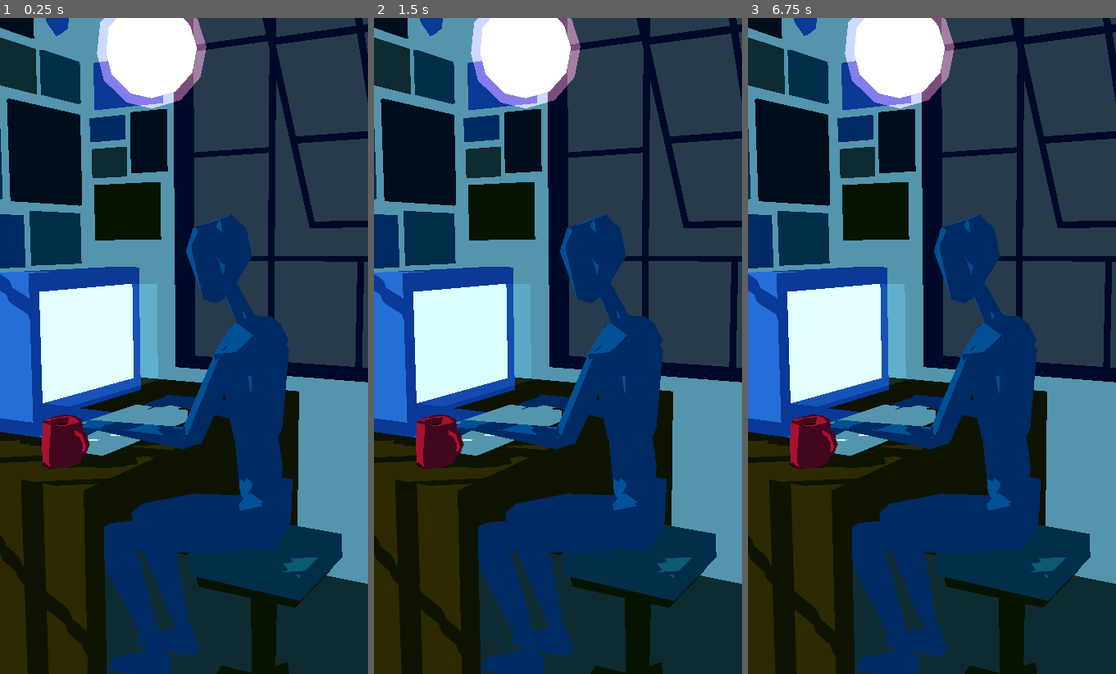
Above: before the commit, frames 1-3 (left to right).
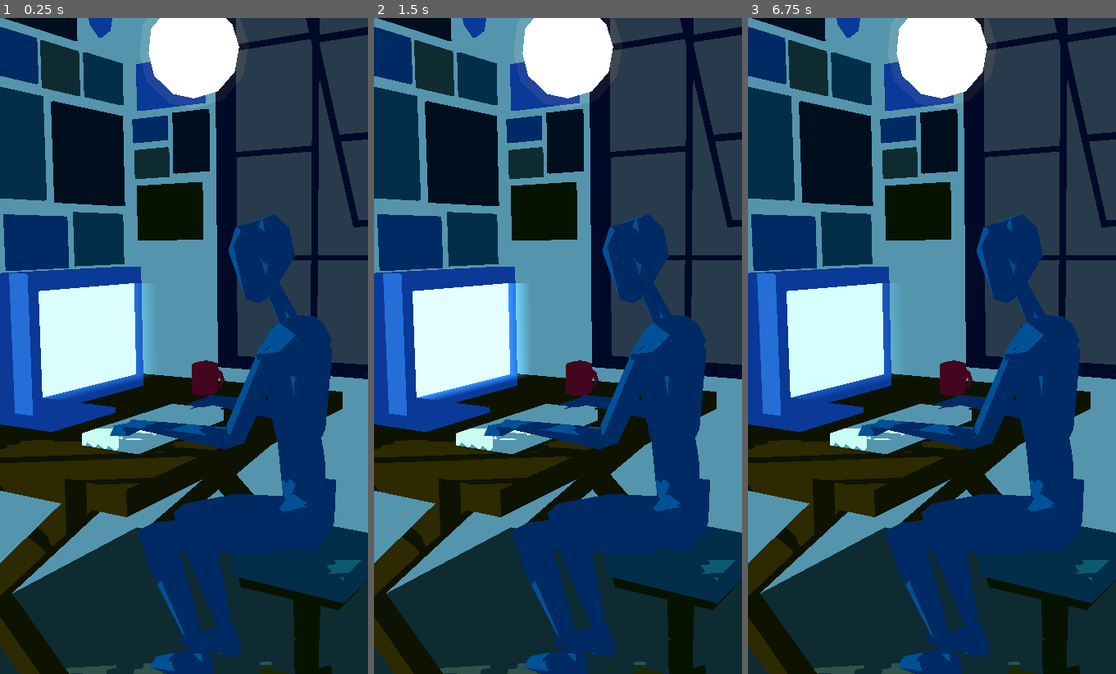
Above: after the commit, the same moments.

Repository: tebashio/wonderful_world
Game: Godot game, scene res://scenes/environments/lab_room.tscn
Same seed, same stepped clock (60 frames per second), same inputs: the game is played once before the commit and once after it. The project has no main scene, so this scene is started directly.
Inputs:
- Up to frame 1 (0.25 s): no input
- Up to frame 2 (1.5 s): no input
- Up to frame 3 (6.75 s): tap Enter at 2.75, 5.75 s; tap Space at 5 s

The runs differ from the first frame. In frame 1, 54% of the frame differs, in the area x 0-100%, y 0-100%; in frame 2, 54%; in frame 3, 54%.

Commit message:
before each glow power of wolrd environment clow

Diff:
--- a/create_project_structure.gd
+++ /dev/null
@@ -1,47 +0,0 @@
-@tool
-extends EditorScript
-
-# 生成するフォルダ一覧
-const FOLDERS: Array[String] = [
-	"res://assets/models/environments",
-	"res://assets/models/characters",
-	"res://assets/models/props",
-	"res://assets/textures/palettes",
-	"res://assets/textures/ui",
-	"res://assets/audio/bgm",
-	"res://assets/audio/sfx",
-	"res://assets/fonts",
-	"res://shaders",
-	"res://materials/environments",
-	"res://materials/characters",
-	"res://scenes/environments",
-	"res://scenes/characters",
-	"res://scenes/smart_objects",
-	"res://scenes/ui",
-	"res://scripts/autoload",
-	"res://scripts/npc",
-	"res://scripts/smart_objects",
-	"res://scripts/utils"
-]
-
-func _run() -> void:
-	print("========================================")
-	print("  Starting Project Folder Generation... ")
-	print("========================================")
-
-	for folder in FOLDERS:
-		if not DirAccess.dir_exists_absolute(folder):
-			var error := DirAccess.make_dir_recursive_absolute(folder)
-			if error == OK:
-				print("[CREATED] ", folder)
-			else:
-				printerr("[FAILED]  ", folder, " (Error: ", error, ")")
-		else:
-			print("[EXISTS]  ", folder)
-
-	# GodotのFileSystem Dockを即座に再スキャンして画面に反映
-	EditorInterface.get_resource_filesystem().scan()
-
-	print("========================================")
-	print("  Folder Structure Initialized Cleanly! ")
-	print("========================================")
--- a/scenes/environments/lab_room.tscn
+++ b/scenes/environments/lab_room.tscn
@@ -15,39 +15,39 @@
 
 [node name="LabRoom" type="Node3D" unique_id=1677231532]
 
-[node name="lab_room" parent="." unique_id=350917228 instance=ExtResource("1_e6qkk")]
+[node name="lab_room" parent="." unique_id=1680072234 instance=ExtResource("1_e6qkk")]
 
-[node name="light_sphere" parent="lab_room" index="5" unique_id=483243641]
-instance_shader_parameters/custom_glare_color = Color(1, 0.43630788, 0.55260557, 0.6)
+[node name="light_sphere" parent="lab_room" index="5" unique_id=379462560]
+instance_shader_parameters/custom_glare_color = Color(1, 0.47500002, 0.25, 0.101960786)
 instance_shader_parameters/flicker_speed = 0.0
 instance_shader_parameters/max_expand = Vector3(0.052, 0.052, 0.04)
 instance_shader_parameters/min_expand = Vector3(0.068, 0.01, 0.01)
 instance_shader_parameters/randomness = 0.0
 script = ExtResource("2_8bknk")
-custom_glare_color = Color(1, 0.43630788, 0.55260557, 0.6)
+custom_glare_color = Color(1, 0.47500002, 0.25, 0.101960786)
 max_expand = Vector3(0.052, 0.052, 0.04)
 min_expand = Vector3(0.068, 0.01, 0.01)
 flicker_speed = 0.0
 randomness = 0.0
 
-[node name="mug_cup_dr" parent="lab_room" index="6" unique_id=1002600069]
-transform = Transform3D(-1, 0, -1.509958e-07, 0, 1, 0, 1.509958e-07, 0, -1, -4.5699553, 1.4010793, 0.7156803)
+[node name="pc_monitor_b_body" parent="lab_room" index="8" unique_id=467312900]
+transform = Transform3D(0, 1, 0, 0, 0, -1, -1, 0, 0, -5.5521207, 1.7869067, 0.080940485)
 
-[node name="pc_monitor_b_screen" parent="lab_room/pc_monitor_b_body" parent_id_path=PackedInt32Array(350917228, 172940117) index="0" unique_id=516832958]
-instance_shader_parameters/max_alpha = 0.26
+[node name="pc_monitor_b_screen" parent="lab_room/pc_monitor_b_body" index="0" unique_id=391322709]
+instance_shader_parameters/fade_distance_positive = Vector3(0, 0.165, 0)
+instance_shader_parameters/max_alpha = 1.0
 instance_shader_parameters/max_expand = Vector3(0, 0.18, 0)
-instance_shader_parameters/min_alpha = 0.11
 instance_shader_parameters/min_expand = Vector3(0, 0.16, 0)
 instance_shader_parameters/offset = Vector3(0, 0.071, 0)
 script = ExtResource("2_8bknk")
 offset = Vector3(0, 0.071, 0)
 max_expand = Vector3(0, 0.18, 0)
 min_expand = Vector3(0, 0.16, 0)
-max_alpha = 0.26
-min_alpha = 0.11
+max_alpha = 1.0
+fade_distance_positive = Vector3(0, 0.165, 0)
 
 [node name="Camera3D" type="Camera3D" parent="." unique_id=2027218002]
-transform = Transform3D(0.87435186, -0.056036346, 0.48204643, -0.0070357313, 0.9917429, 0.12804857, -0.4852415, -0.11535106, 0.8667381, -2.2844524, 2.330882, 3.633417)
+transform = Transform3D(0.84732664, -0.056036342, 0.52810746, -0.013872275, 0.99174285, 0.12748921, -0.5308908, -0.11535106, 0.83955294, -2.2844524, 2.330882, 3.633417)
 current = true
 fov = 45.0
 
--- a/scripts/utils/instance_shader_controller.gd
+++ b/scripts/utils/instance_shader_controller.gd
@@ -3,7 +3,7 @@
 extends MeshInstance3D
 
 ## ===================================================================
-##  Instance Shader Controller (安定版・素直なパラメータ管理)
+##  Instance Shader Controller (減衰・フレネル対応版)
 ## ===================================================================
 
 @export_group("Glare & Glow Shell")
@@ -47,6 +47,27 @@
 		min_alpha = value
 		_update_shader_param("min_alpha", min_alpha)
 
+@export_group("Attenuation & Fade")
+@export var fade_distance_positive: Vector3 = Vector3.ZERO:
+	set(value):
+		fade_distance_positive = value
+		_update_shader_param("fade_distance_positive", fade_distance_positive)
+
+@export var fade_distance_negative: Vector3 = Vector3.ZERO:
+	set(value):
+		fade_distance_negative = value
+		_update_shader_param("fade_distance_negative", fade_distance_negative)
+
+@export_range(0.0, 10.0, 0.1) var fresnel_power: float = 0.0:
+	set(value):
+		fresnel_power = value
+		_update_shader_param("fresnel_power", fresnel_power)
+
+@export var fresnel_invert: bool = false:
+	set(value):
+		fresnel_invert = value
+		_update_shader_param("fresnel_invert", fresnel_invert)
+
 @export_group("Flicker Animation")
 @export_range(0.0, 20.0, 0.1) var flicker_speed: float = 3.0:
 	set(value):
@@ -72,6 +93,10 @@
 	_update_shader_param("min_expand", min_expand)
 	_update_shader_param("max_alpha", max_alpha)
 	_update_shader_param("min_alpha", min_alpha)
+	_update_shader_param("fade_distance_positive", fade_distance_positive)
+	_update_shader_param("fade_distance_negative", fade_distance_negative)
+	_update_shader_param("fresnel_power", fresnel_power)
+	_update_shader_param("fresnel_invert", fresnel_invert)
 	_update_shader_param("flicker_speed", flicker_speed)
 	_update_shader_param("randomness", randomness)
 
--- a/shaders/glare_shell.gdshader
+++ b/shaders/glare_shell.gdshader
@@ -1,7 +1,7 @@
 shader_type spatial;
-render_mode blend_add, depth_draw_opaque, cull_front, unshaded;
+render_mode blend_add, depth_draw_never, cull_front, unshaded;
 
-// パラメータ宣言（ご指定の並び順）
+// --- 基本パラメータ ---
 instance uniform vec4 custom_glare_color : source_color = vec4(0.3, 0.7, 1.0, 0.6);
 instance uniform bool glare_enabled = true;
 instance uniform bool flip_normal = false;
@@ -12,6 +12,17 @@
 instance uniform float min_alpha : hint_range(0.0, 1.0) = 0.2;
 instance uniform float flicker_speed : hint_range(0.0, 20.0) = 3.0;
 instance uniform float randomness : hint_range(0.0, 1.0) = 0.2;
+
+// --- 減衰・グラデーションパラメータ ---
+// 各軸のフェードアウト距離（0.0 の場合は減衰なし）
+instance uniform vec3 fade_distance_positive = vec3(0.0, 0.0, 0.0);
+instance uniform vec3 fade_distance_negative = vec3(0.0, 0.0, 0.0);
+
+// フレネル減衰
+instance uniform float fresnel_power : hint_range(0.0, 10.0) = 0.0; // 0.0で無効
+instance uniform bool fresnel_invert = false; // trueで正面側を強くフェード
+
+varying vec3 v_local_pos;
 
 float hash(float p) {
     return fract(sin(p * 127.1) * 43758.5453123);
@@ -26,16 +37,29 @@
     return clamp(mix(wave, noise, randomness_val), 0.0, 1.0);
 }
 
+// 軸ごとのグラデーション計算関数
+float calculate_axis_fade(float pos, float fade_pos, float fade_neg) {
+    if (pos >= 0.0) {
+        if (fade_pos <= 0.0001) return 1.0;
+        return clamp(1.0 - (pos / fade_pos), 0.0, 1.0);
+    } else {
+        if (fade_neg <= 0.0001) return 1.0;
+        return clamp(1.0 - (-pos / fade_neg), 0.0, 1.0);
+    }
+}
+
 void vertex() {
     if (glare_enabled) {
         float f = get_flicker_factor(TIME, NODE_POSITION_WORLD, flicker_speed, randomness);
         vec3 current_expand = mix(min_expand, max_expand, f);
         float dir = flip_normal ? -1.0 : 1.0;
 
-        // 素直な法線押し出し + XYZオフセット
+        // 押し出し後のローカル頂点座標
         VERTEX += (NORMAL * current_expand * dir) + offset;
+        v_local_pos = VERTEX;
     } else {
         VERTEX = vec3(0.0);
+        v_local_pos = vec3(0.0);
     }
 }
 
@@ -43,7 +67,28 @@
     if (!glare_enabled) {
         discard;
     }
+
+    // 1. 明滅ファクター
     float f = get_flicker_factor(TIME, NODE_POSITION_WORLD, flicker_speed, randomness);
+    float base_alpha = custom_glare_color.a * mix(min_alpha, max_alpha, f);
+
+    // 2. XYZ 軸方向の距離減衰
+    float fade_x = calculate_axis_fade(v_local_pos.x, fade_distance_positive.x, fade_distance_negative.x);
+    float fade_y = calculate_axis_fade(v_local_pos.y, fade_distance_positive.y, fade_distance_negative.y);
+    float fade_z = calculate_axis_fade(v_local_pos.z, fade_distance_positive.z, fade_distance_negative.z);
+    float axis_fade = fade_x * fade_y * fade_z;
+
+    // 3. フレネル減衰
+    float fresnel_factor = 1.0;
+    if (fresnel_power > 0.001) {
+        float normal_dot_view = clamp(dot(NORMAL, VIEW), 0.0, 1.0);
+        if (fresnel_invert) {
+            fresnel_factor = pow(normal_dot_view, fresnel_power);
+        } else {
+            fresnel_factor = pow(1.0 - normal_dot_view, fresnel_power);
+        }
+    }
+
     ALBEDO = custom_glare_color.rgb;
-    ALPHA = custom_glare_color.a * mix(min_alpha, max_alpha, f);
+    ALPHA = base_alpha * axis_fade * fresnel_factor;
 }
Not shown, changed: PROJECT_PROBE_DUMP.txt
Binary file changed: assets/models/environments/lab_room.glb
Not shown, removed: create_project_structure.gd.uid
Binary file added: renders/render_2026-09-23T11-47-16.png
Not shown, added: renders/render_2026-09-23T11-47-16.png.import
Binary file added: renders/render_clean_2026-09-23T11-56-25.png
Not shown, added: renders/render_clean_2026-09-23T11-56-25.png.import
Binary file added: renders/render_clean_2026-09-23T11-57-52.png
Not shown, added: renders/render_clean_2026-09-23T11-57-52.png.import
